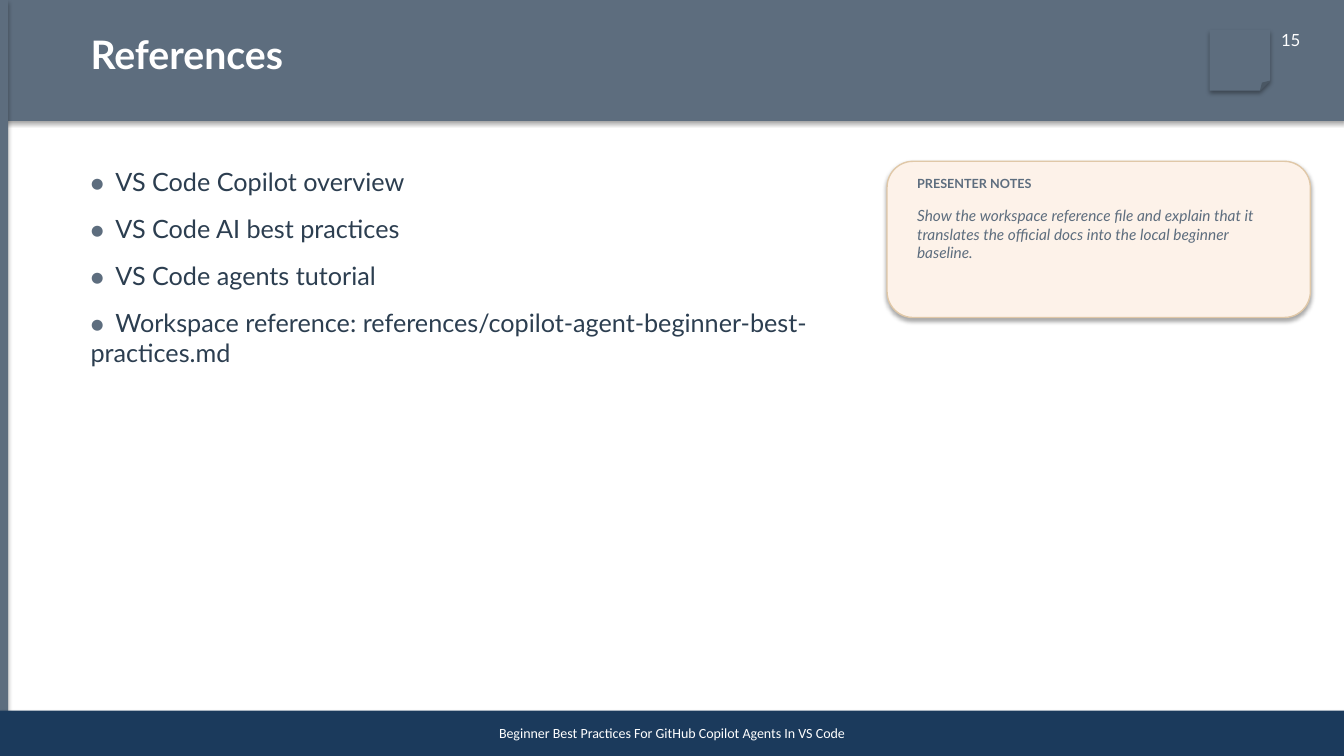
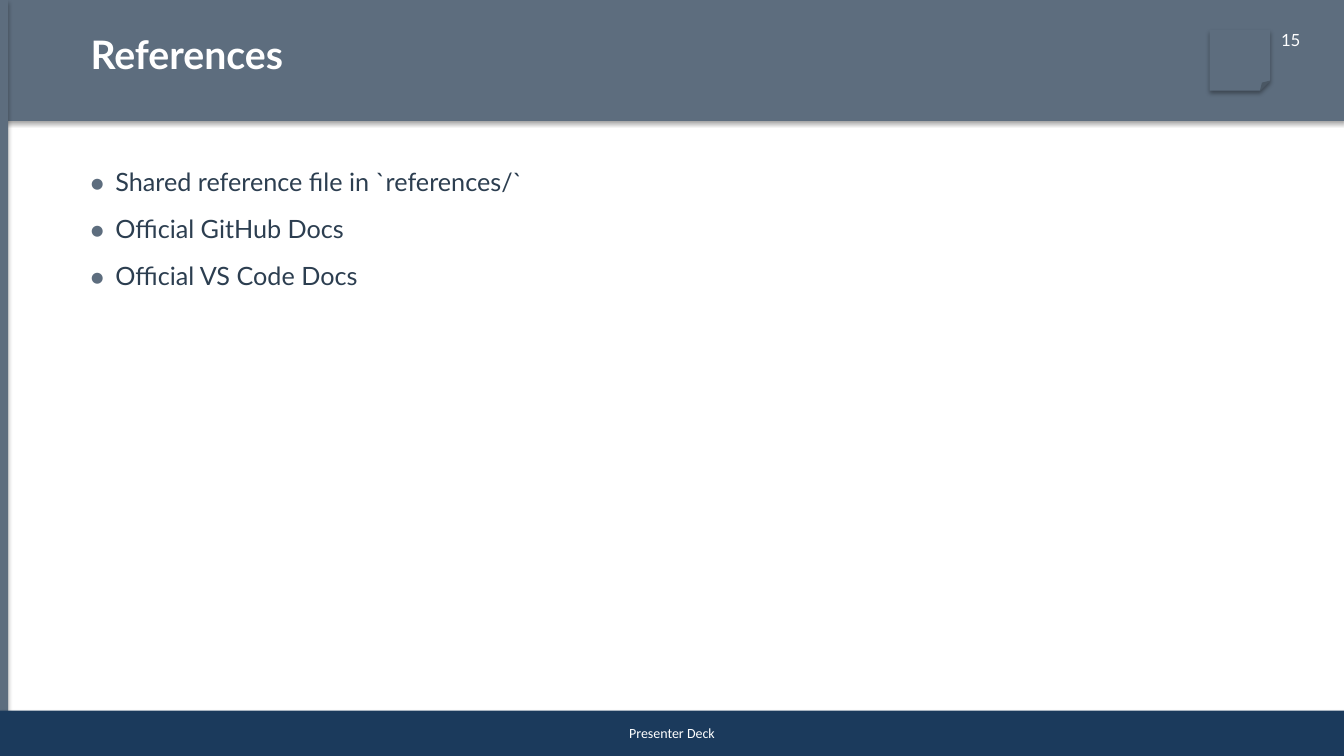
Before and after one commit to reyesry05/AI-Coding-Agent-Training, a slide deck: slide 17 of pptx-output/01-beginner-copilot-agent-best-practices.pptx (slide 18 before the commit). Drawn at 1344x756 pixels with LibreOffice and Linux fonts; fonts in the diff are those of the drawing. Boxes give left, top, right and bottom in pixels: in the first picture for what was removed or moved away, otherwise in the second. Text is boxed around its words. In the diff, an @@ line names an element or a change of style, - is before the commit and + after.

Commit message:
Add approval settings reference, update project knowledge with chat.tools.* keys

```diff
--- a/pptx-output/01-beginner-copilot-agent-best-practices.pptx
+++ b/pptx-output/01-beginner-copilot-agent-best-practices.pptx
@@ text at <box>115,172,523,285</box>: text changed @@
-● VS Code Copilot overview
-● VS Code AI best practices
-● VS Code agents tutorial
-● Workspace reference: references/copilot-agent-beginner-best-practices.md
+● Shared reference file in `references/`
+● Official GitHub Docs
+● Official VS Code Docs
@@ rounded rectangle removed at <box>887,161,1311,318</box> @@
@@ text removed at <box>917,179,1031,188</box> @@
-PRESENTER NOTES
@@ text removed at <box>917,209,1254,258</box> @@
-Show the workspace reference file and explain that it translates the official docs into the local beginner baseline.
@@ text in rectangle at <box>629,728,715,738</box>: text changed @@
-Beginner Best Practices For GitHub Copilot Agents In VS Code
+Presenter Deck
```
Also in this commit, not shown: 4 other slides changed, 12 slides added, 13 slides removed, 45 other files.
